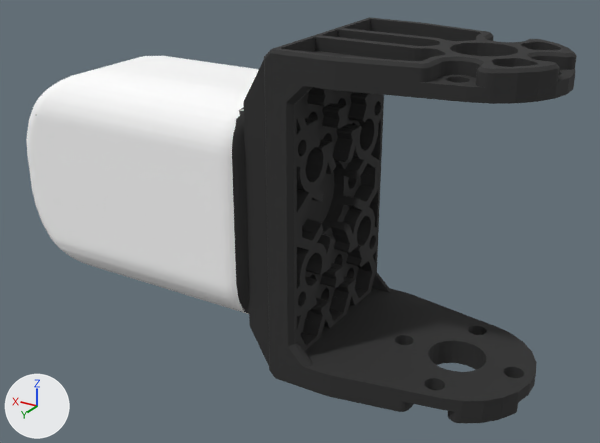
A saved change to the OBJ model LeapProject/Assets/urdf/meshes/fingertip.obj.
Both versions are drawn from a 50 mm lens placed at (-0.0302, 0.0851, 0.0324), pointed at (0.0124, 0.0141, -0.0031). The lights are fixed; the arrows at lower left show +X, +Y and +Z. Where no turn or scale is listed for an object, it has been applied to the vertices. Vertices at the same position are counted once.

Objects in the first picture: 'fingertip'.
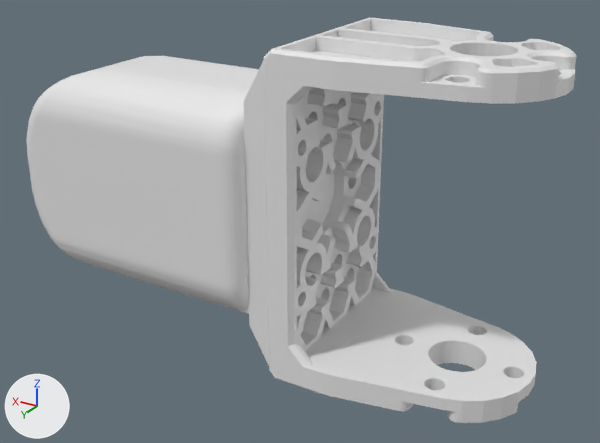
The newer file is also turned or shifted as a whole; pictures and numbers use the older file's frame.

Where the change shows, as pixel boxes [x1, y1, x2, y2] in the pictures (600 x 443 px; the box of a moved part takes in the faces that stretch with it):
```json
{"part": 1, "of": "me_fingertip", "change": "moved or reshaped", "before": [243, 91, 354, 307], "after": [243, 91, 354, 307]}
{"part": 2, "of": "me_fingertip", "change": "recoloured", "before": [232, 17, 577, 423], "after": [232, 17, 577, 423], "on screen": "black to white"}
{"part": 3, "of": "me_fingertip", "change": "recoloured", "before": [26, 56, 259, 314], "after": [26, 56, 259, 314]}
```

Scene script edits in JSON lines:
```json
{"block": "me_fingertip", "where": "# used by ob_fingertip; location = (0.0, 0.0, 0.0)"}
{"op": "remove", "block": "me_fingertip", "code": "me_fingertip.from_pydata(...)  # 5603 vertices, 11243 faces; spans x -0.0141..0.0434, y 0.0033..0.0244, z -0.0173..0.0173"}
{"op": "add", "block": "me_fingertip", "code": "me_fingertip.from_pydata(...)  # 5608 vertices, 11252 faces; spans x -0.0141..0.0434, y 0.0033..0.0244, z -0.0173..0.0173"}
{"block": "me_fingertip", "change": "me_fingertip part 1"}
{"block": "me_fingertip", "change": "6 vertices are removed from x 0.0079..0.0097, y 0.0113..0.0173, z 0.0081..0.0111"}
{"block": "me_fingertip", "change": "121 faces are deleted"}
{"block": "me_fingertip", "change": "10 vertices move within x 0.0079..0.0134, y 0.0113..0.0228, z -0.0096..0.0112"}
{"block": "me_fingertip", "change": "11 vertices are added at x 0.0079..0.0134, y 0.0113..0.0228, z -0.0096..0.0112"}
{"block": "me_fingertip", "change": "130 new faces join them"}
{"block": "me_fingertip", "change": "me_fingertip part 2: 9880 faces spanning x -0.0141..0.04, y 0.0033..0.0244, z -0.0173..0.0173 switch from mat_black_plastic_001 (black #2d2d2d) to no material"}
{"block": "me_fingertip", "change": "me_fingertip part 3: 1247 faces spanning x 0.0134..0.0434, y 0.0038..0.0244, z -0.012..0.012 switch from mat_fingertip (white #ffffff) to no material"}
```
